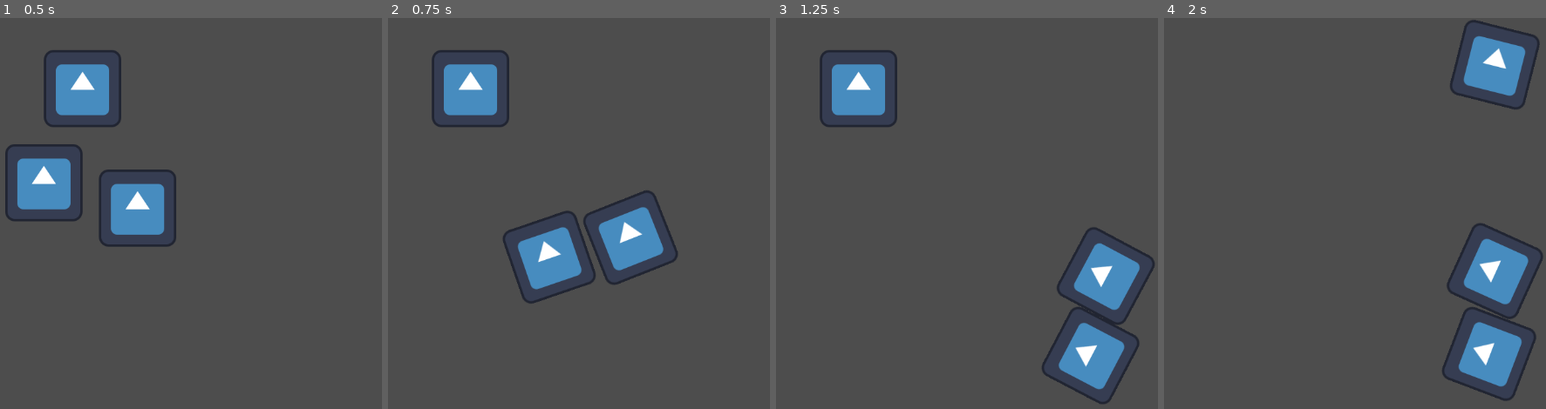
Above: before the commit, frames 1-4 (left to right).
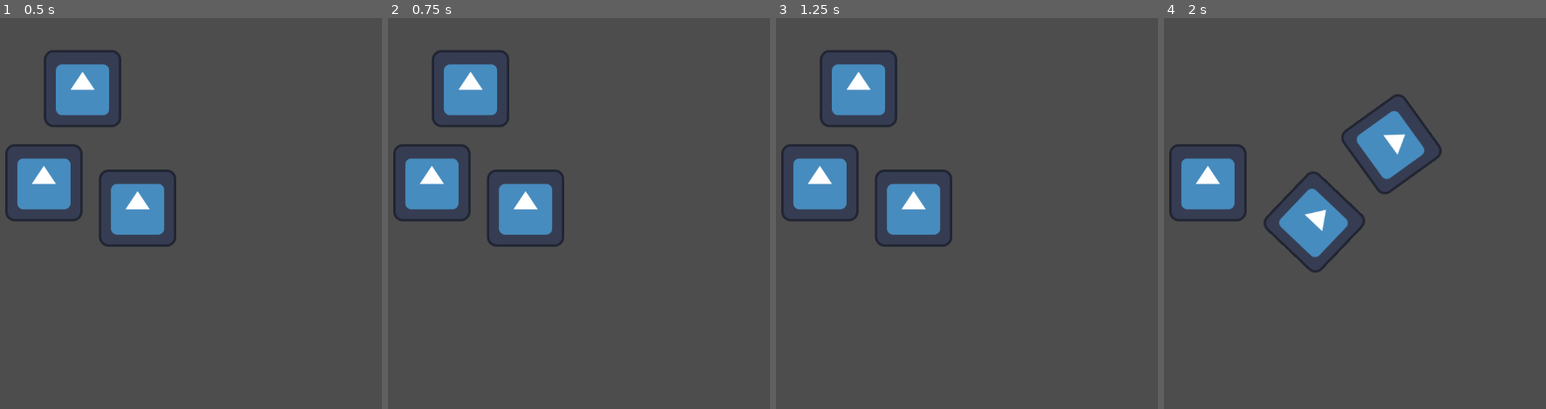
Above: after the commit, the same moments.

Repository: felicaamiko/capstone-p2
Game: Godot game, scene res://arena2.tscn
The game is run twice, just before and just after one commit, with the same random seed, the same clock (stepped at 60 frames per second) and the same inputs. The engine's default icon, where the game draws it, is replaced by a stand-in: a white triangle on a blue panel in a dark square.
Inputs (mouse positions are in pixels of both pictures, inside the frame that each line leads up to):
- Up to frame 1 (0.5 s): no input
- Up to frame 2 (0.75 s): tap Enter at 0.5 s; move the mouse to (430, 182) at 0.52 s; press the mouse at (430, 182) at 0.53 s
- Up to frame 3 (1.25 s): no input
- Up to frame 4 (2 s): move the mouse to (1248, 88) at 1.27 s; release the mouse at (1248, 88) at 1.28 s; click (1248, 88) at 1.35 s

Frame 1 is identical in both runs. In frame 2, 9.1% of the frame differs, in the area x 1-76%, y 32-74%; in frame 3, 9.4%; in frame 4, 14%, in the area x 1-100%, y 0-98%.

Commit message:
beyblade looking simulation?

Diff:
--- a/rigid_body_2d.gd
+++ b/rigid_body_2d.gd
@@ -15,10 +15,10 @@
 	prevmousepos = mousepos
 	mousepos = get_global_mouse_position()
 	lastvector = (mousepos-prevmousepos)
-
+	print_debug(lastvector)
 
 	if (isHovered and Input.is_action_pressed("click")):#held down
-		apply_impulse(position, lastvector)
+		apply_impulse(lastvector, position)
 		#if (firstframe):
 			#mouseoffset = position - get_global_mouse_position()
 			#firstframe = false
